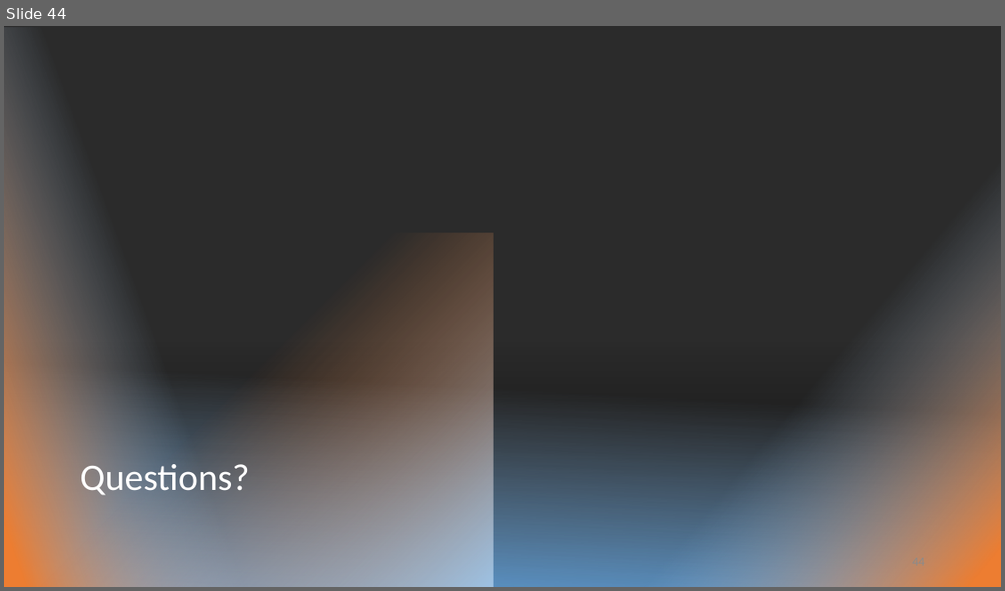
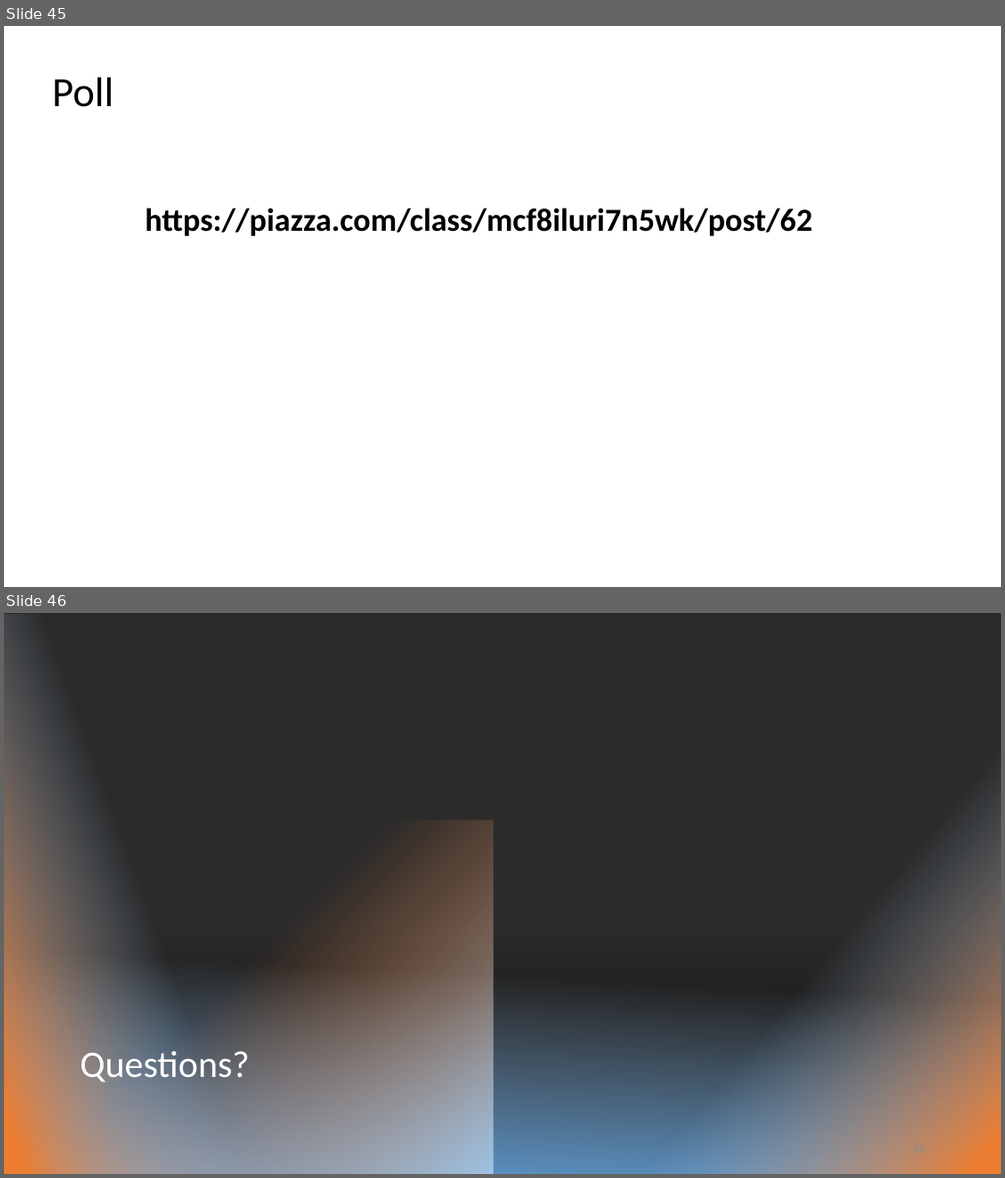
Before and after one commit to kthanasi-git/SW_Engineering, a slide deck: SOFTWARE ENGINEERING/SLIDES/5- Domain Models.pptx. Shown one above the other, each under a label of ours: slide 44 before the commit, slides 45 and 46 after it. The pictures are 1005x591 and 1005x1178 pixels, drawn with LibreOffice and Linux fonts; fonts in the diff are those of the drawing; background and template pictures are left out; a plain dark background stands for a picture behind light text. Boxes give left, top, right and bottom in pixels: in the first picture for what was removed or moved away, otherwise in the second. Text is boxed around its words. In the diff, an @@ line names an element or a change of style, - is before the commit and + after.

```diff
--- a/SOFTWARE ENGINEERING/SLIDES/5- Domain Models.pptx
+++ b/SOFTWARE ENGINEERING/SLIDES/5- Domain Models.pptx
@@ slide 45 added at (4, 26, 1001, 587), background #FFFFFF @@
@@ title added at (52, 77, 113, 107), 40 pt, text #000000 @@
+Poll
@@ text added at (145, 208, 812, 236), 31 pt, text #000000, bold @@
+https://piazza.com/class/mcf8iluri7n5wk/post/62
@@ what was slide 44 is now slide 46 @@
```
Also in this commit, not shown: 3 slides changed, 2 other slides added, 1 slide removed, 6 other files.
